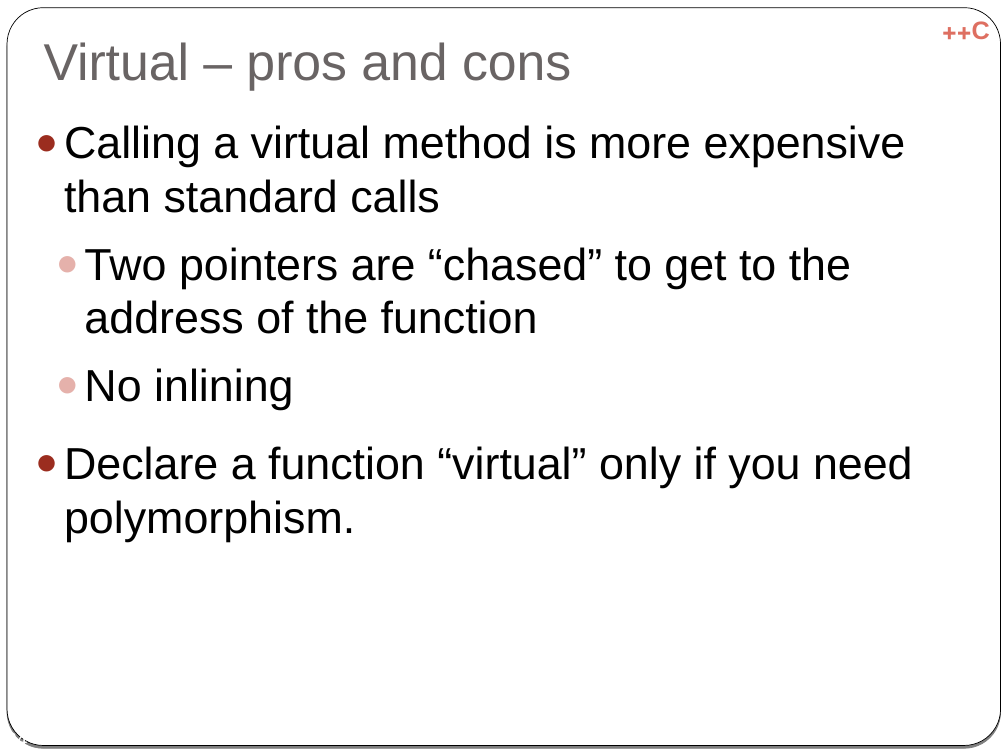
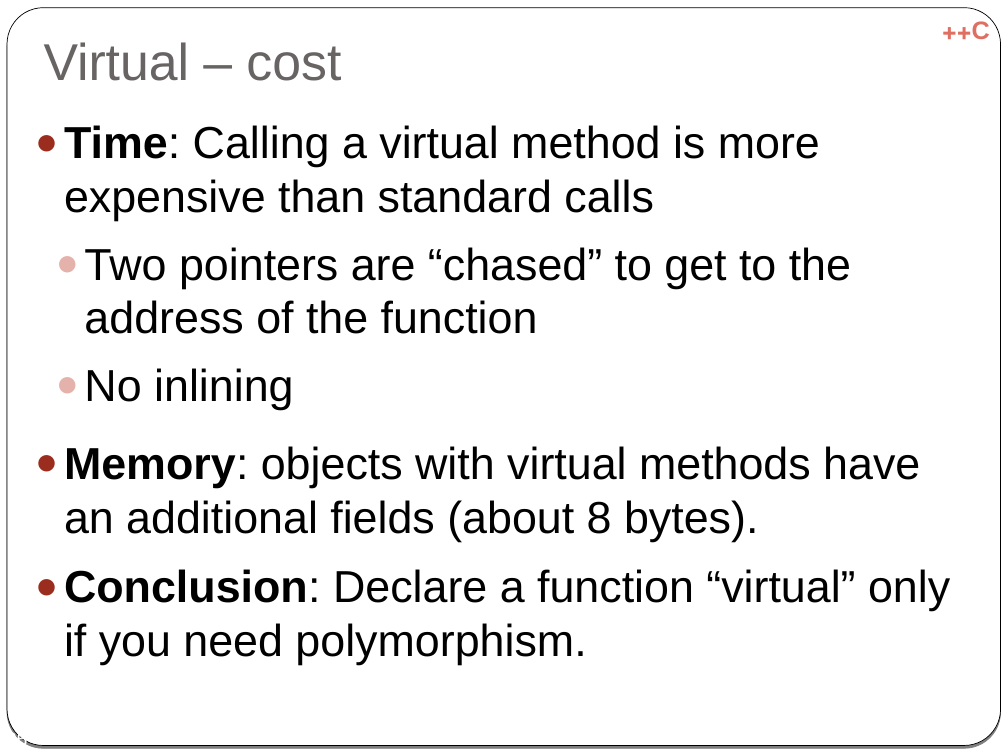
Before and after one commit to cpp-at-ariel/cpp-5778, a slide deck: slide 35 of week06-inheritance/slides-virtual.odp (slide 34 before the commit). Drawn at 1008x756 pixels with LibreOffice and Linux fonts; fonts in the diff are those of the drawing. Boxes give left, top, right and bottom in pixels: in the first picture for what was removed or moved away, otherwise in the second. Text is boxed around its words. In the diff, an @@ line names an element or a change of style, - is before the commit and + after.

```diff
--- a/week06-inheritance/slides-virtual.odp
+++ b/week06-inheritance/slides-virtual.odp
@@ title at [44, 42, 341, 81]: text changed @@
-Virtual – pros and cons
+Virtual – cost
@@ text at [64, 125, 820, 221]: text changed @@
-  ● Calling a virtual method is more expensive than standard calls
+  ● Time: Calling a virtual method is more expensive than standard calls
@@ text at [64, 446, 950, 665]: text changed @@
-  ● Declare a function “virtual” only if you need polymorphism.
+  ● Memory: objects with virtual methods have an additional fields (about 8 bytes).
+  ● Conclusion: Declare a function “virtual” only if you need polymorphism.
@@ page number at [6, 731, 28, 745]: text changed @@
-34
+35
```
Also in this commit, not shown: 1 slide added, 1 other file.
